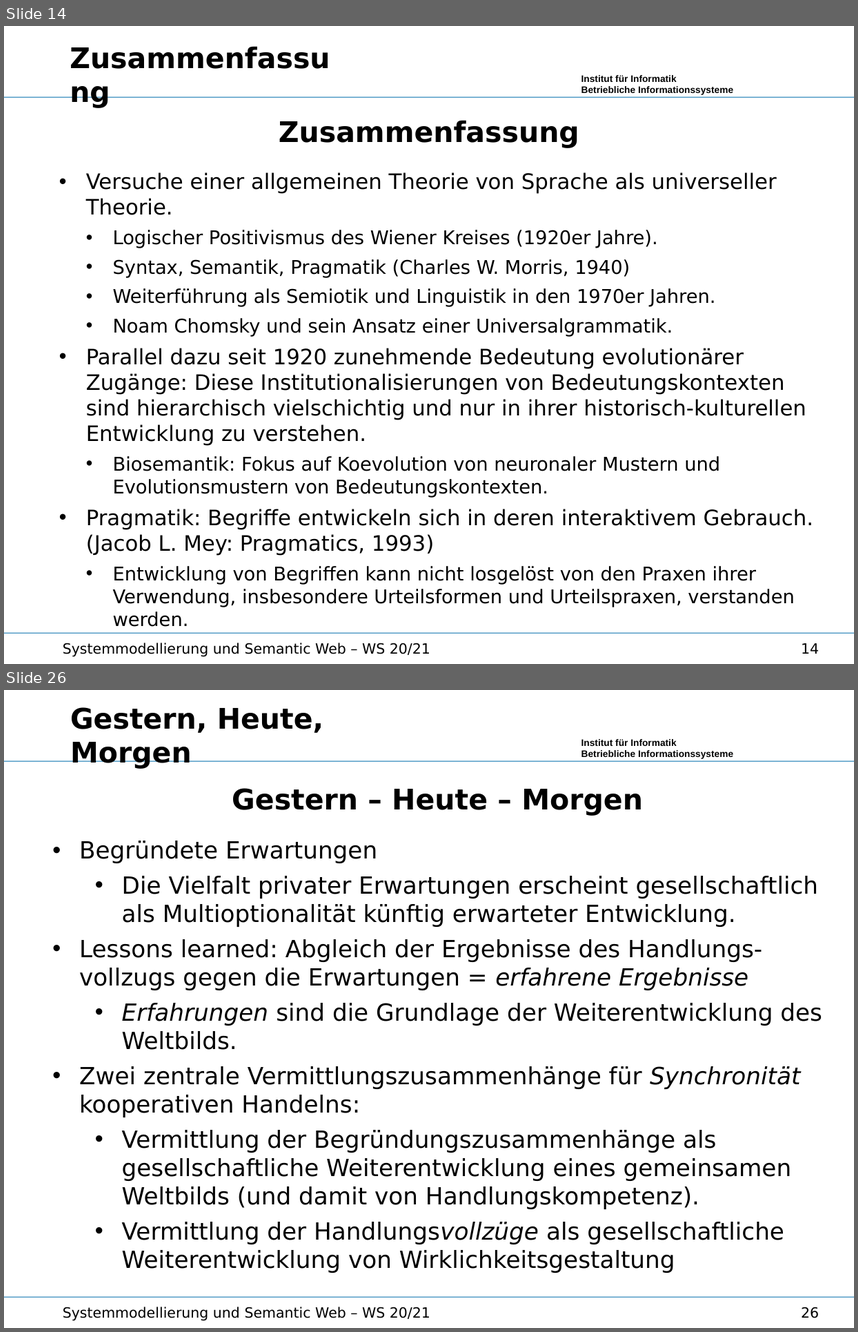
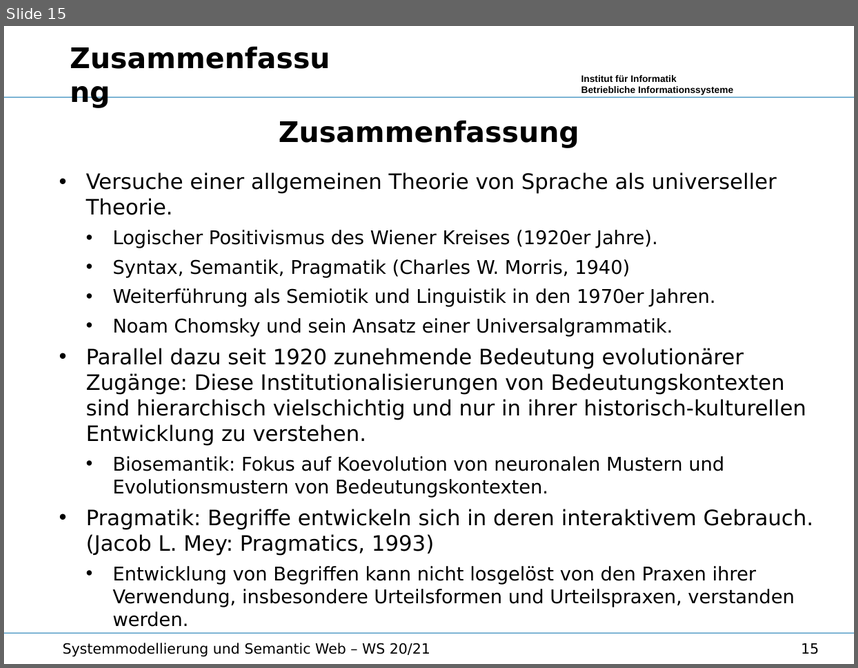
Before and after one commit to wumm-project/Leipzig-Seminar, a slide deck: Wintersemester-2020/Vorlesung/Storytelling.odp. Shown one above the other, each under a label of ours: slides 14 and 26 before the commit, slide 15 after it; the slides between them are not shown. The pictures are 858x1332 and 858x668 pixels, drawn with LibreOffice and Linux fonts; fonts in the diff are those of the drawing; background and template pictures are left out. Boxes give left, top, right and bottom in pixels: in the first picture for what was removed or moved away, otherwise in the second. Text is boxed around its words. In the diff, an @@ line names an element or a change of style, - is before the commit and + after.

```diff
--- a/Wintersemester-2020/Vorlesung/Storytelling.odp
+++ b/Wintersemester-2020/Vorlesung/Storytelling.odp
@@ slide 26 removed at (x1=4, y1=690, x2=854, y2=1328), background #FFFFFF; not listed: 3 template elements that a slide beside it also shows @@
@@ text removed at (x1=70, y1=707, x2=323, y2=769) @@
-Gestern, Heute, Morgen
@@ text removed at (x1=79, y1=788, x2=822, y2=1272) @@
-Gestern – Heute – Morgen
-• Begründete Erwartungen
-  • Die Vielfalt privater Erwartungen erscheint gesellschaftlich als Multioptionalität künftig erwarteter Entwicklung.
-• Lessons learned: Abgleich der Ergebnisse des Handlungs-vollzugs gegen die Erwartungen = erfahrene Ergebnisse
-  • Erfahrungen sind die Grundlage der Weiterentwicklung des Weltbilds.
-• Zwei zentrale Vermittlungszusammenhänge für Synchronität kooperativen Handelns:
-  • Vermittlung der Begründungszusammenhänge als gesellschaftliche Weiterentwicklung eines gemeinsamen Weltbilds (und damit von Handlungskompetenz).
-  • Vermittlung der Handlungsvollzüge als gesellschaftliche Weiterentwicklung von Wirklichkeitsgestaltung
@@ text removed at (x1=63, y1=1306, x2=430, y2=1321) @@
-Systemmodellierung und Semantic Web – WS 20/21
@@ page number removed at (x1=801, y1=1306, x2=819, y2=1318) @@
-26
@@ what was slide 14 is now slide 15 @@
@@ slide 15 changed as well @@
@@ text at (x1=113, y1=456, x2=724, y2=497): text changed @@
-    • Biosemantik: Fokus auf Koevolution von neuronaler Mustern und Evolutionsmustern von Bedeutungskontexten.
+    • Biosemantik: Fokus auf Koevolution von neuronalen Mustern und Evolutionsmustern von Bedeutungskontexten.
@@ page number at (x1=801, y1=643, x2=819, y2=654): text changed @@
-14
+15
```
Also in this commit, not shown: 5 other slides changed, 1 slide added, 20 other slides removed, 6 other files.
